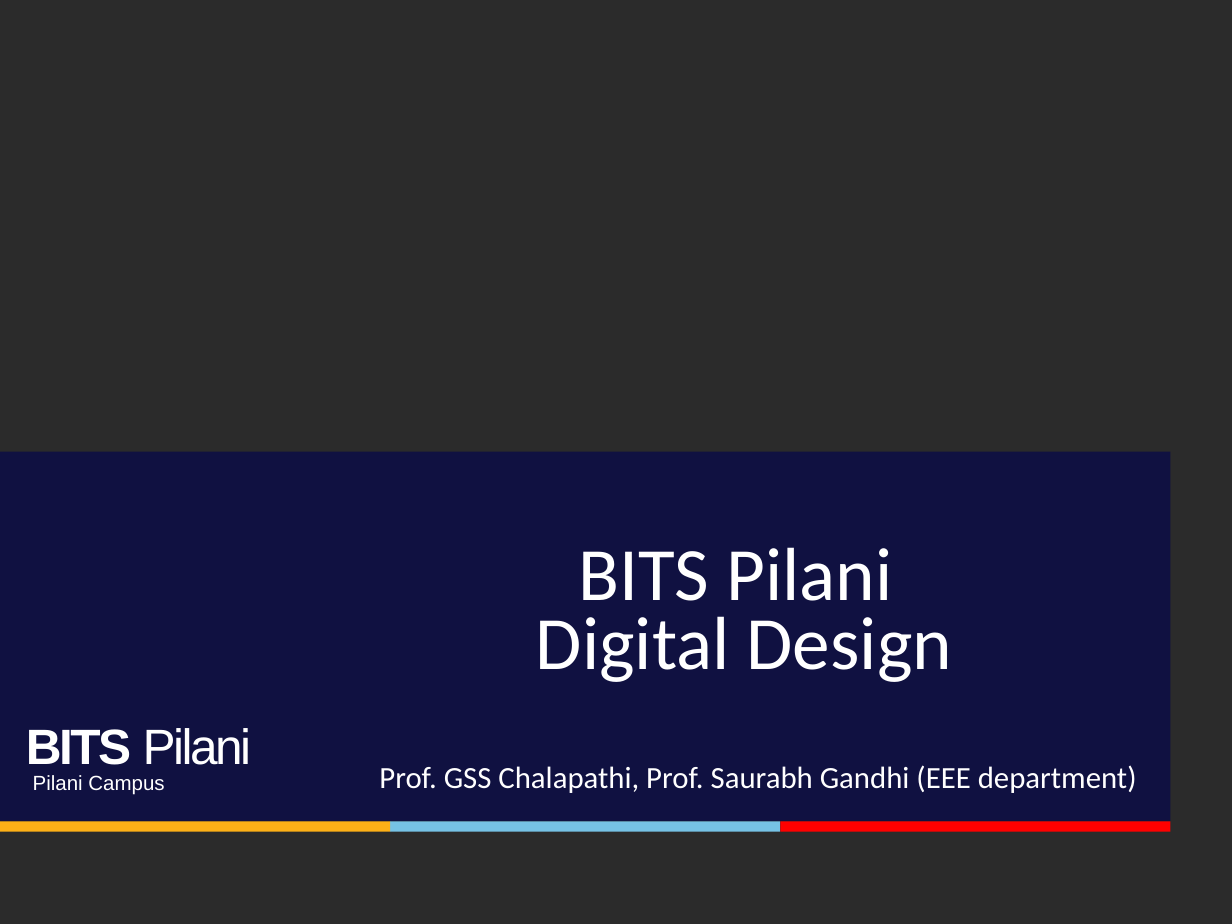
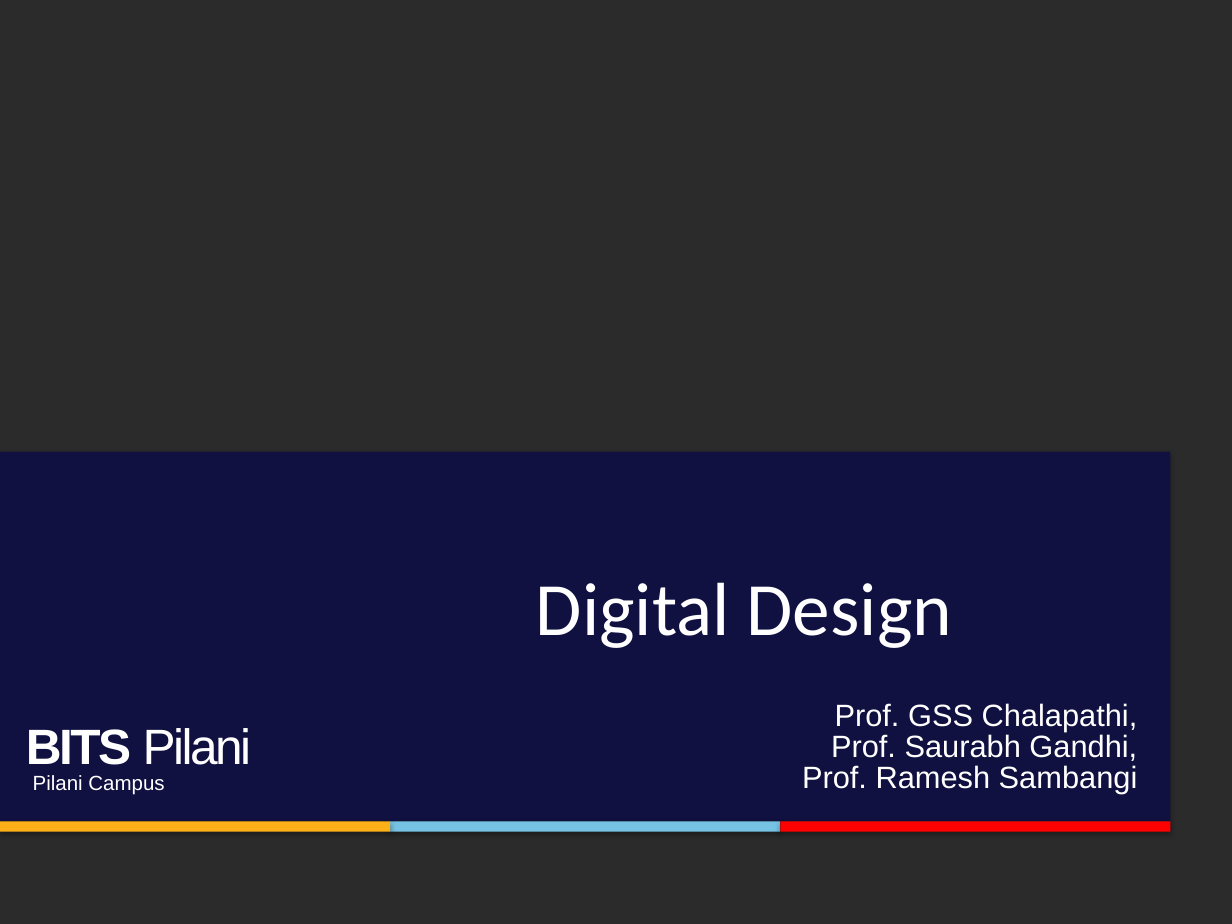
Before and after one commit to gsaurabhr-teaching/f215-2026, a slide deck: slide 1 of Lec-23.pptx. Drawn at 1232x924 pixels with LibreOffice and Linux fonts; fonts in the diff are those of the drawing; background and template pictures are left out; a plain dark background stands for a picture behind light text. Boxes give left, top, right and bottom in pixels: in the first picture for what was removed or moved away, otherwise in the second. Text is boxed around its words. In the diff, an @@ line names an element or a change of style, - is before the commit and + after.

```diff
--- a/Lec-23.pptx
+++ b/Lec-23.pptx
@@ title at box(536, 582, 952, 648): text changed @@
-BITS Pilani
-Digital Design
+Digital Design
@@ text at box(802, 703, 1138, 794): text changed; font Calibri to Arial @@
-Prof. GSS Chalapathi, Prof. Saurabh Gandhi (EEE department)
+Prof. GSS Chalapathi,
+Prof. Saurabh Gandhi,
+Prof. Ramesh Sambangi
@@ shadow on in 4 elements at box(0, 452, 1170, 822), box(391, 822, 781, 832), box(0, 822, 391, 832), box(780, 822, 1170, 832) @@
```
Also in this commit, not shown: 3 slides added, 1 other file.
